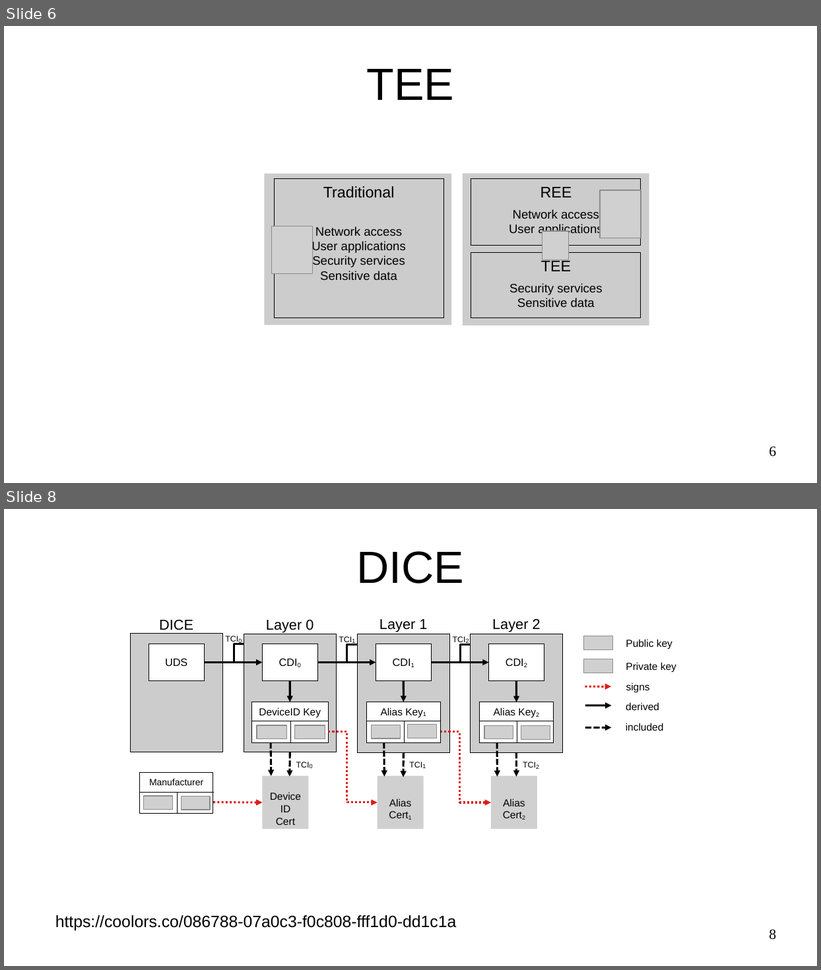
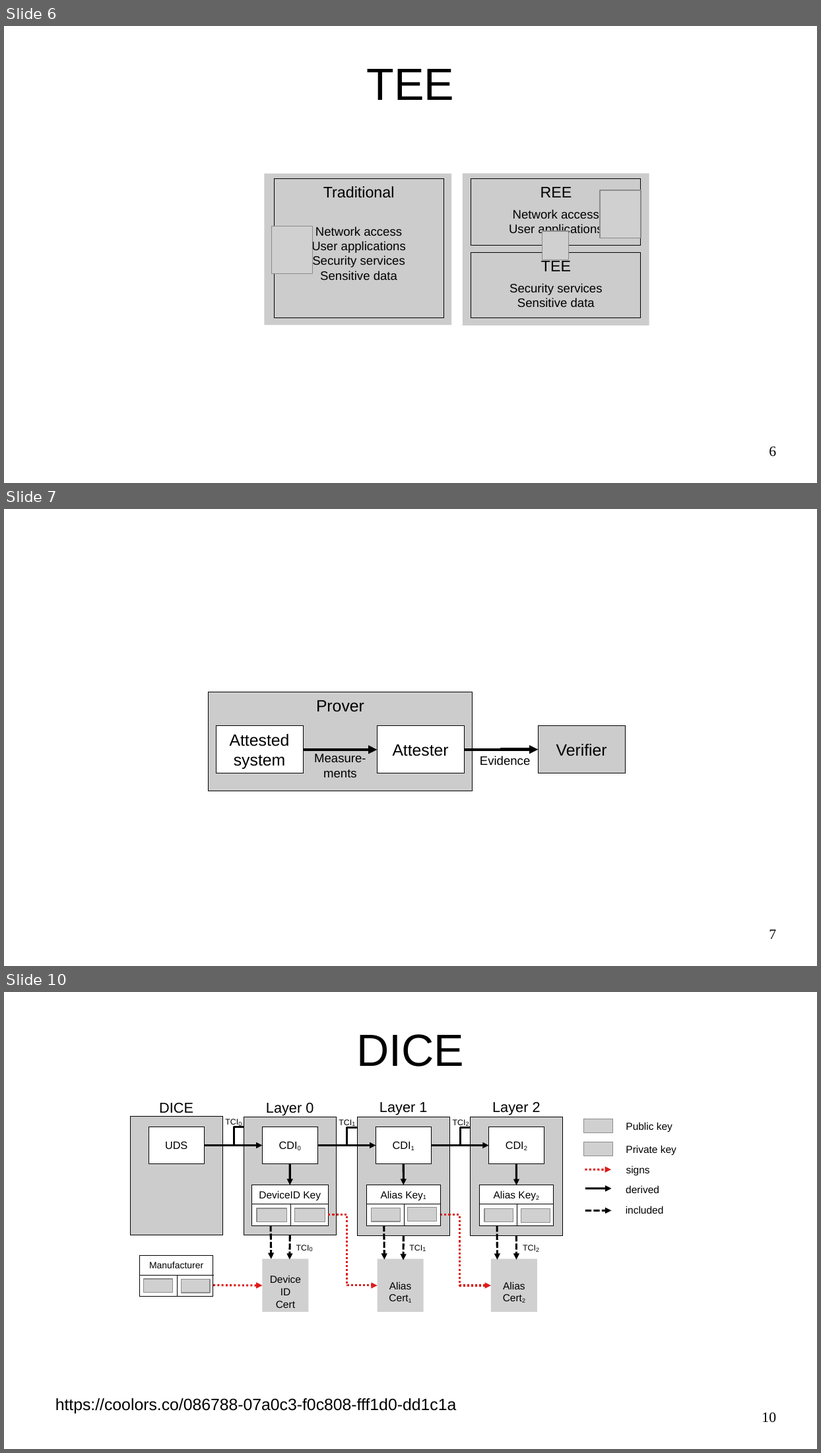
Before and after one commit to akorb/master-thesis, a slide deck: presentation.odp. Shown one above the other, each under a label of ours: slides 6 and 8 before the commit, slides 6, 7 and 10 after it; the slides between them are not shown. The pictures are 821x970 and 821x1453 pixels, drawn with LibreOffice and Linux fonts; fonts in the diff are those of the drawing; grey boxes stand for pictures. Boxes give left, top, right and bottom in pixels: in the first picture for what was removed or moved away, otherwise in the second. Text is boxed around its words. In the diff, an @@ line names an element or a change of style, - is before the commit and + after.

```diff
--- a/presentation.odp
+++ b/presentation.odp
@@ slide 7 added at (4,509,817,966), background #FFFFFF @@
@@ rectangle added at (209,692,473,791), fill #CCCCCC, outline #000000 0 pt, 16 pt, text #000000 @@
+Prover
@@ rectangle added at (216,726,303,774), fill #FFFFFF, outline #000000 0 pt, 16 pt, text #000000 @@
+Attested
+system
@@ rectangle added at (378,726,465,774), fill #FFFFFF, outline #000000 0 pt, 16 pt, text #000000 @@
+Attester
@@ rectangle added at (538,726,625,774), fill #CCCCCC, outline #000000 0 pt, 16 pt, text #000000 @@
+Verifier
@@ elbow arrow added from (303, 751) to (378, 751), #000000 2.83 pt @@
@@ text added at (314,754,366,778), 12 pt, text #000000 @@
+Measure-
+ments
@@ elbow arrow added from (465, 751) to (538, 749), #000000 2.83 pt @@
@@ text added at (480,756,530,765), 12 pt, text #000000 @@
+Evidence
@@ page number added at (769,929,776,939), 14 pt, text #000000 @@
+7
@@ what was slide 8 is now slide 10 @@
@@ page number at (762,1412,776,1423): text changed @@
-8
+10
```
Also in this commit, not shown: 1 slide changed, 1 other slide added, 10 other files.
